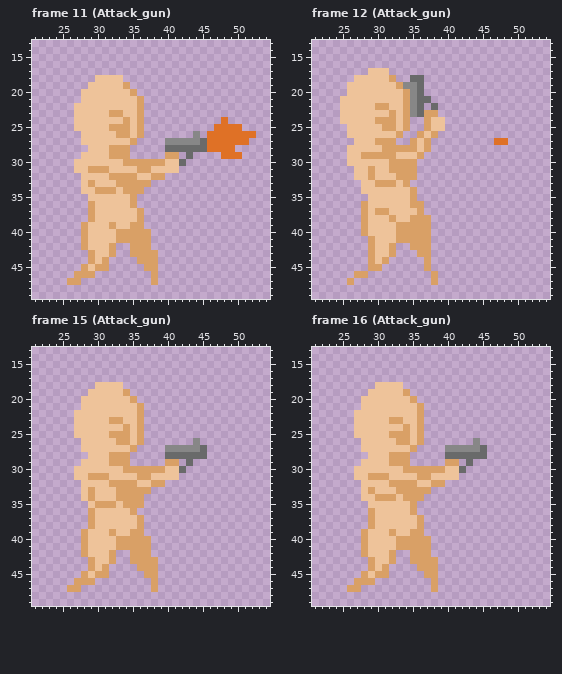
Pixel-art file, stored at RawResource/projectRoom/base_female.aseprite. Above: the version before the commit.
64x64 pixels, 17 frames. Colours within 5 levels of each other are drawn and written as one. Shown: frame 11 (Attack_gun): x 21..54, y 13..49; frame 12 (Attack_gun): x 21..54, y 13..49; frame 15 (Attack_gun): x 21..54, y 13..49; frame 16 (Attack_gun): x 21..54, y 13..49. The commit also changed other frames, which this record leaves out.
And afterwards:
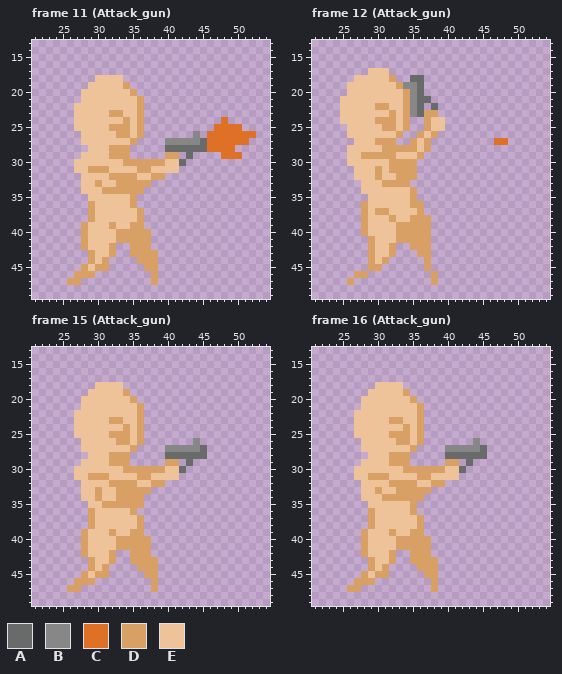
Palette (. is transparent): A #696a6a  B #878787  C #df7126  D #d9a066  E #eec39a
Difference:
{"where": "frame 11 (Attack_gun), layer \"BaseGroup/base_nude\""}
{"frame":11,"y":33,"x":29,"old":"DE","new":"ED"}
{"frame":11,"y":34,"x":30,"old":"D","new":"E"}
{"frame":11,"y":34,"x":33,"old":"E","new":"D"}
{"where": "frame 12 (Attack_gun), layer \"BaseGroup/base_nude\""}
{"frame":12,"y":31,"x":29,"old":"DE","new":"ED"}
{"frame":12,"y":32,"x":29,"old":"DE","new":"ED"}
{"frame":12,"y":33,"x":30,"old":"D","new":"E"}
{"frame":12,"y":33,"x":33,"old":"E","new":"D"}
{"where": "frame 15 (Attack_gun), layer \"BaseGroup/base_nude\""}
{"frame":15,"y":33,"x":29,"old":"DE","new":"ED"}
{"frame":15,"y":34,"x":29,"old":"DE","new":"ED"}
{"frame":15,"y":35,"x":30,"old":"D","new":"E"}
{"frame":15,"y":35,"x":33,"old":"E","new":"D"}
{"where": "frame 16 (Attack_gun), layer \"BaseGroup/base_nude\""}
{"frame":16,"y":33,"x":29,"old":"DE","new":"ED"}
{"frame":16,"y":34,"x":30,"old":"D","new":"E"}
{"frame":16,"y":34,"x":33,"old":"E","new":"D"}
